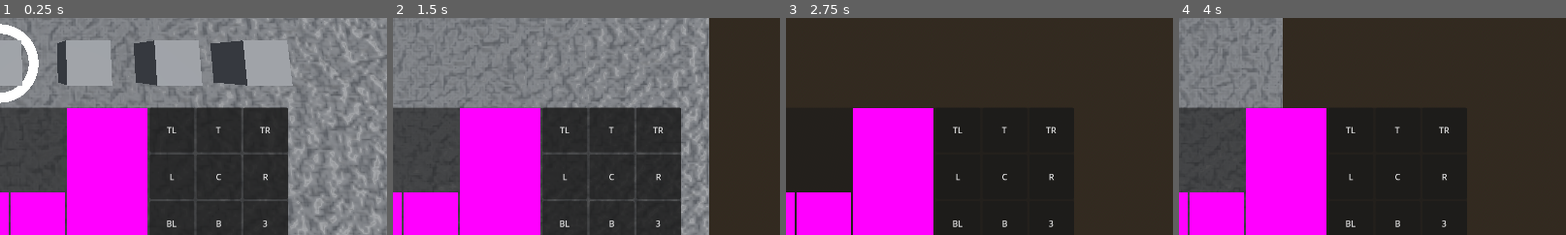
Above: before the commit, frames 1-4 (left to right).
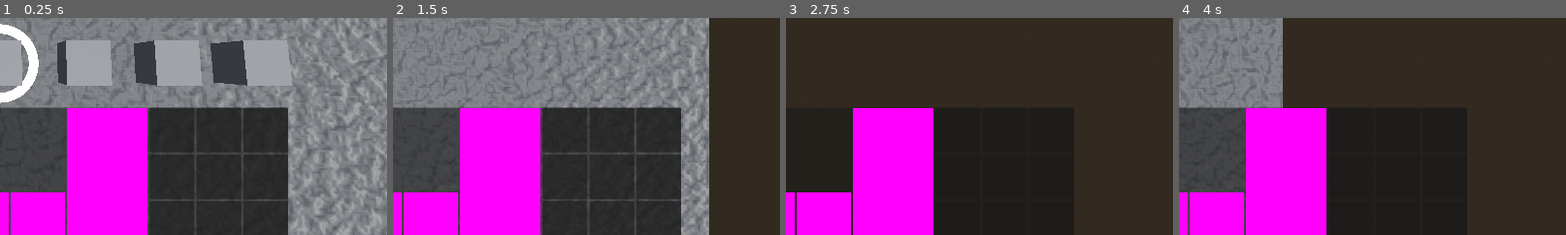
Above: after the commit, the same moments.

Repository: MichaelMacha/FakeCraft
Game: Godot game, scene res://map.tscn
The game is run twice, just before and just after one commit, with the same random seed, the same clock (stepped at 60 frames per second) and the same inputs.
Inputs (mouse positions are % of the whole screen's width and height, from its top left):
- Up to frame 1 (0.25 s): no input
- Up to frame 2 (1.5 s): move the mouse to (72, 45) at 0.52 s; hold D (east) 0.53-1.28 s; right-click (72, 45) at 0.6 s; move the mouse to (30, 55) at 1.27 s; hold S (south) from 1.28 s (still down); right-click (30, 55) at 1.35 s
- Up to frame 3 (2.75 s): move the mouse to (60, 28) at 2.02 s; release S (south) at 2.03 s; hold D (east) from 2.03 s (still down); hold Shift (append) from 2.03 s (still down); right-click (60, 28) at 2.3 s
- Up to frame 4 (4 s): move the mouse to (45, 70) at 2.77 s; release D (east) at 2.78 s; release Shift (append) at 2.78 s; hold W (north) 2.78-3.53 s; click (45, 70) at 2.85 s; right-click (45, 70) at 3.05 s; move the mouse to (80, 65) at 3.52 s; hold A (west) from 3.53 s (still down); right-click (80, 65) at 3.6 s
The pictures show only the part of the screen within x 50-100%, y 47-97%; the shares and areas given below are measured in that part.

The runs differ from the first frame. In frame 1, 0.3% of the frame differs, in the area x 43-70%, y 50-97%; in frame 2, 0.3%; in frame 3, 0.3%; in frame 4, 0.3%.

Commit message:
Cleared controls when enemy units are selected
We may be approaching a point where the most rational way forward is to
split these functions up into smaller parts.

Diff:
--- a/ui.gd
+++ b/ui.gd
@@ -149,50 +149,60 @@
 
 	var entity : Entity = get_selection_priority()
 
+	var disconnect_all := func(sig : Signal):
+		for item in sig.get_connections():
+			sig.disconnect(item.callable)
+
+	#TODO: This should also check buildings
 	if entity:
-		# We make certain enforced assumptions about entities.
-		# They should all have a Controls child node, which contains a list
-		# of ControlButtons.
-		assert(entity.has_node("Controls"))
-
-		var controls := entity.get_node("Controls")
-
-		#Iterate over all locations
-		#	Find matching control button and place its graphic
-		#	Associate a lambda from ControlButton with the button press
-
-		var find_control := func(location : ControlButton.ButtonLocation) -> ControlButton:
-			var acceptable : Array = \
-				controls.get_children().filter(
-					func(control): return control.button_location == location
-					)
-
-			if not acceptable.is_empty():
-				return acceptable.front()
-			return null
-
-		var disconnect_all := func(sig : Signal):
-			for item in sig.get_connections():
-				sig.disconnect(item.callable)
-
+		if home_faction.units.has(entity):
+			# We make certain enforced assumptions about entities.
+			# They should all have a Controls child node, which contains a list
+			# of ControlButtons.
+			assert(entity.has_node("Controls"))
+
+			var controls := entity.get_node("Controls")
+
+			#Iterate over all locations
+			#	Find matching control button and place its graphic
+			#	Associate a lambda from ControlButton with the button press
+
+			var find_control := func(location : ControlButton.ButtonLocation) -> ControlButton:
+				var acceptable : Array = \
+					controls.get_children().filter(
+						func(control): return control.button_location == location
+						)
+
+				if not acceptable.is_empty():
+					return acceptable.front()
+				return null
+
+			for index in buttons.get_child_count():
+				var button_loc : ControlButton.ButtonLocation = \
+					ControlButton.ButtonLocation.values()[index]
+				var button : Button = buttons.get_child(index)
+				var control : ControlButton = find_control.call(button_loc)
+
+				if control:
+					button.icon = control.graphic
+					button.text = ""
+					#TODO: connect button.pressed to control lambda
+					disconnect_all.call(button.pressed)
+					button.pressed.connect(control.action)
+				else:
+					button.icon = null
+					button.text = ""
+
+					#Disconnect all associated actions
+					disconnect_all.call(button.pressed)
+	else:
+		print("Foreign unit detected")
+		#Replace all buttons with their default
 		for index in buttons.get_child_count():
-			var button_loc : ControlButton.ButtonLocation = \
-				ControlButton.ButtonLocation.values()[index]
-			var button : Button = buttons.get_child(index)
-			var control : ControlButton = find_control.call(button_loc)
-
-			if control:
-				button.icon = control.graphic
-				button.text = ""
-				#TODO: connect button.pressed to control lambda
-				disconnect_all.call(button.pressed)
-				button.pressed.connect(control.action)
-			else:
-				button.icon = null
-				button.text = ""
-
-				#Disconnect all associated actions
-				disconnect_all.call(button.pressed)
+			var button := buttons.get_child(index)
+			button.icon = null
+			button.text = ""
+			disconnect_all.call(button.pressed)
 
 
 
